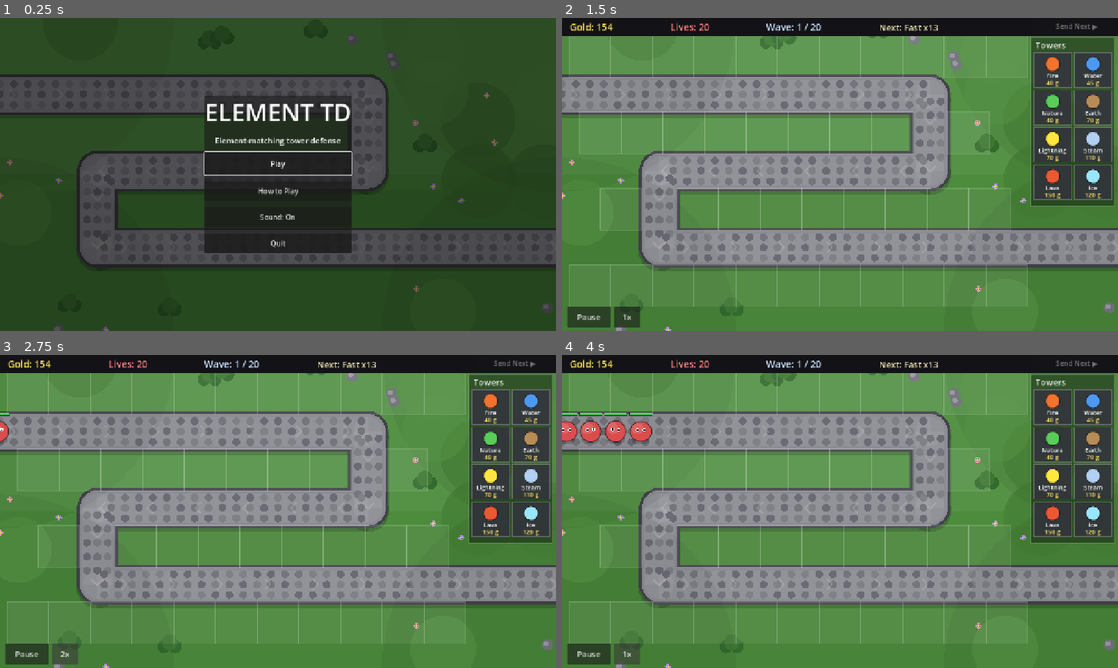
Above: before the commit, frames 1-4 (two rows, left to right).
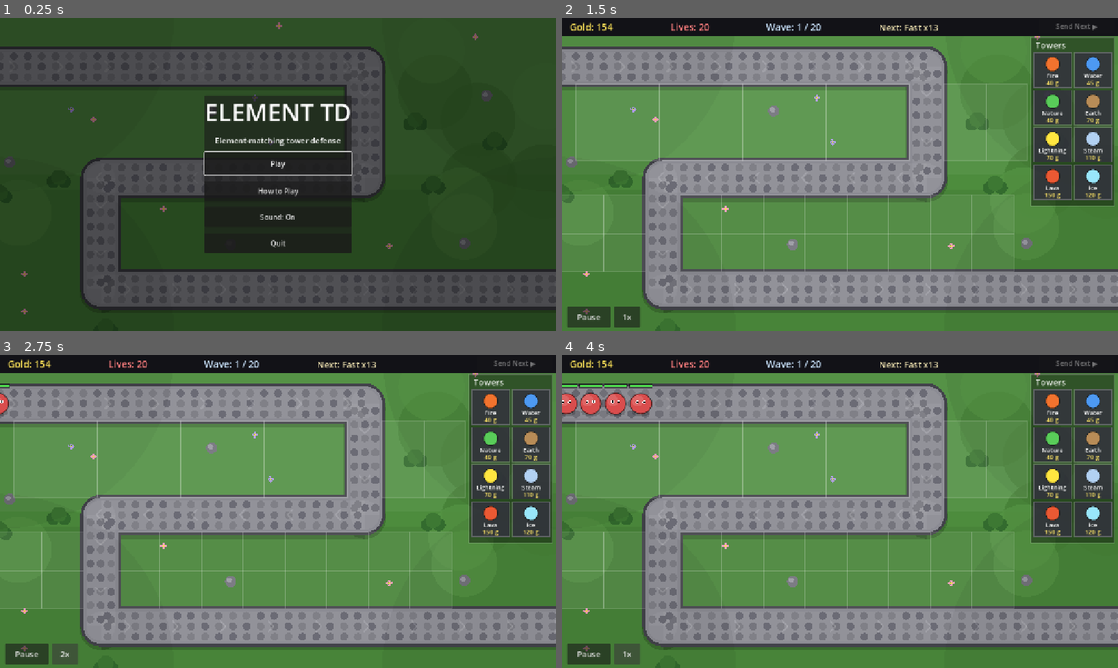
Above: after the commit, the same moments.

Repository: acansahin/godot-tower-defense-
Game: Godot game, scene res://scenes/Menu.tscn
Two runs of this game, one before a commit and one after it. Both use one fixed random seed, a clock stepped at 60 frames per second and the inputs below.
Inputs:
- Up to frame 1 (0.25 s): no input
- Up to frame 2 (1.5 s): click "Play" at 0.5 s; click "Send Next ▶" at 1.25 s
- Up to frame 3 (2.75 s): click "1x" at 2 s
- Up to frame 4 (4 s): click "2x" at 2.75 s; click "3x" at 3.5 s

The runs differ from the first frame. In frame 1, 32% of the frame differs, in the area x 0-100%, y 1-100%; in frame 2, 43%; in frame 3, 43%; in frame 4, 43%, in the area x 0-100%, y 5-100%.

Commit message:
Pair the grid rows so every bend has a 2x2 corner
Playtesting turned up the same gap on both turns: the narrow outer side of a
bend held exactly one cell, which made the corners - the spots that cover the
most road - the least useful ground on the board.

Two cells wide came almost free. Cells tile outward from a bend at 88px and
then step by 96, and grid.gd drops any that would fall off the board, so the
second column was missing by 8px at each end. Moving the bends to x=840 and
x=232 lands it exactly on the boundary: 1024 has its right edge on
PLAY_RIGHT, 48 has its left edge on 0.

Two cells tall cost more, because the vertical budget was already full: 4
rows x 96 + 3 roads x 80 = 624, exactly the gap between the HUD bar and the
bottom buttons. A bend's vertical leg runs from one horizontal road to the
next, so the cells beside it are however many rows fit in that gap - one row
per gap could only ever give a 2x1 corner. Filling each gap with a PAIR of
rows means dropping the outer rows above the top road and below the bottom
one, and trimming rows to 88 tall so 32px of grass survives above the top
road. That strip is load-bearing: without it a boss on the top road draws its
health bar up behind the HUD (bar now sits at y54 against the HUD's y40).

Net 42 -> 40 cells, 10 per row, and every cell now sits between two roads
instead of only the middle ones doing so. Cells are 96x88 rather than square;
that is ~48x44 CSS px on a phone, still at the tap-target threshold.

Difficulty moves slightly in the player's favour and is left alone: per-tower
road coverage is up because no cell is stranded against a single road, the
path grows 3136 -> 3296px, and there are 2 fewer cells. Together that is
about 10% more tower coverage per point of road, which is inside the spread
between wave archetypes and well inside the gold limit that actually caps how
many towers get built.

Verified by running the project: 40 cells at 10/10/10/10, both bends showing
2x2 outer blocks (928/1024 on rows 196+284, 48/144 on rows 452+540), nothing
out of bounds or under the palette, and no errors or warnings.

Co-Authored-By: Claude Opus 5 <noreply@anthropic.com>

Diff:
--- a/godottowerdefense/scripts/game.gd
+++ b/godottowerdefense/scripts/game.gd
@@ -16,27 +16,37 @@
 
 # Waypoints that define the S-shaped road. Enemies walk these in order.
 # First point is off-screen left (spawn), last is off-screen right (exit).
+#
+# The two bend x's (840, 232) are not round numbers, and the exact values matter:
+# each one is placed so that TWO columns of cells fit on the narrow outer side of
+# the turn instead of one. Cells tile outward from a bend at ROAD_HALF +
+# CELL_WIDTH*0.5 = 88 and then step by 96, and grid.gd drops any that would fall
+# off the board, so the second column lands exactly on the boundary — 840 puts it
+# at 1024, whose right edge is PLAY_RIGHT; 232 puts it at 48, whose left edge is 0.
+# Move either bend 8px the wrong way and that outer column silently disappears.
 const PATH: Array = [
-	Vector2(-144, 176),
-	Vector2(848, 176),
-	Vector2(848, 352),
-	Vector2(224, 352),
-	Vector2(224, 528),
-	Vector2(1424, 528),
+	Vector2(-144, 112),
+	Vector2(840, 112),
+	Vector2(840, 368),
+	Vector2(232, 368),
+	Vector2(232, 624),
+	Vector2(1424, 624),
 ]
 
-# Grid placement: towers snap to square cells drawn faintly on the grass, flush
-# against the road. The whole board is sized for touch: on a landscape phone the
-# 1280x720 design viewport stretches by ~0.5, so a 96px cell lands at ~48 CSS px
-# — right at the minimum comfortable tap target. Everything else in the game is
+# Grid placement: towers snap to cells drawn faintly on the grass, flush against
+# the road. The whole board is sized for touch: on a landscape phone the 1280x720
+# design viewport stretches by ~0.5, so a 96x88 cell lands at ~48x44 CSS px —
+# right at the minimum comfortable tap target. Everything else in the game is
 # drawn to match that scale.
-const CELL_WIDTH := 96.0         ## Cell size (px), square; columns step by this.
+const CELL_WIDTH := 96.0         ## Column width (px); columns step by this.
 const ROAD_HALF := 40.0          ## Road stone half-width; cell edges tile flush to this.
-## Min distance from a cell centre to the road centre-line. Every cell the layout
-## produces sits at exactly ROAD_HALF + CELL_WIDTH * 0.5 = 88, so this is that value
-## with a little slack — the check is `>=` and leaning on float equality would be
-## fragile. Nothing is generated between 86 and 88, so the slack costs nothing.
-const ROAD_CLEARANCE := 86.0
+## Min distance from a cell centre to the road centre-line. A cell flush BESIDE a
+## vertical road sits at ROAD_HALF + CELL_WIDTH*0.5 = 88; one flush ABOVE or BELOW a
+## horizontal road sits at ROAD_HALF + cell_height*0.5 = 84. This has to clear the
+## smaller of the two, with a little slack — the check is `>=` and leaning on float
+## equality would be fragile. Nothing is generated between 82 and 84, so the slack
+## costs nothing.
+const ROAD_CLEARANCE := 82.0
 ## Right edge of the buildable area. The tower palette is anchored to the right of
 ## the screen, so the grid stops short of it — otherwise cells sit under the panel
 ## where they cannot be seen and (because the panel eats the click) the towers on
@@ -44,16 +54,25 @@
 const PLAY_RIGHT := 1072.0
 
 # Build-grid rows as Vector2(centre_y, cell_height). The three horizontal roads sit
-# at y = 176 / 352 / 528. The vertical budget between the HUD bar (ends at 40) and
-# the bottom-corner buttons (start at 664) is 624px, which four 96-tall rows and
-# three 80-wide roads fill exactly. Every row is a flush 88px from its nearest road,
-# and the two middle rows are 88px from *two* roads, so they cover both.
+# at y = 112 / 368 / 624, and the rows come in PAIRS filling the gap between them.
+#
+# The pairing is the whole point: a bend's vertical leg runs from one horizontal road
+# to the next, so the number of rows it passes is the number of cells you get down the
+# narrow outer side of that turn. One row per gap gave a 2x1 corner; two gives 2x2.
+#
+# The vertical budget is exact and leaves no room to be generous. Between the HUD bar
+# (ends at 40) and the bottom-corner buttons (start at 664) there are 624px, and
+# 4 rows x 88 + 3 roads x 80 = 592 uses all but 32 of it. That last 32 is grass above
+# the top road, and it is load-bearing: without it a boss on the top road would draw
+# its health bar up behind the HUD. Rows are 88 rather than 96 tall to pay for it —
+# still ~44 CSS px on a phone, so the tap target survives.
 const GRID_ROWS: Array = [
-	Vector2(88.0, 96.0),   # above the top road (flush under the HUD bar)
-	Vector2(264.0, 96.0),  # between top & middle roads
-	Vector2(440.0, 96.0),  # between middle & bottom roads
-	Vector2(616.0, 96.0),  # below the bottom road
+	Vector2(196.0, 88.0), Vector2(284.0, 88.0),  # between the top & middle roads
+	Vector2(452.0, 88.0), Vector2(540.0, 88.0),  # between the middle & bottom roads
 ]
+## Column bounds for a row NO vertical road crosses. Every row in the current layout is
+## crossed by a bend and so tiles outward from it instead; these stay for a row placed
+## clear of both bends.
 const GRID_COL_START := 64.0     ## First column centre.
 const GRID_COL_END := 1024.0     ## Last column centre (= PLAY_RIGHT - CELL_WIDTH * 0.5).
 
Not shown, changed: godottowerdefense/README.md
